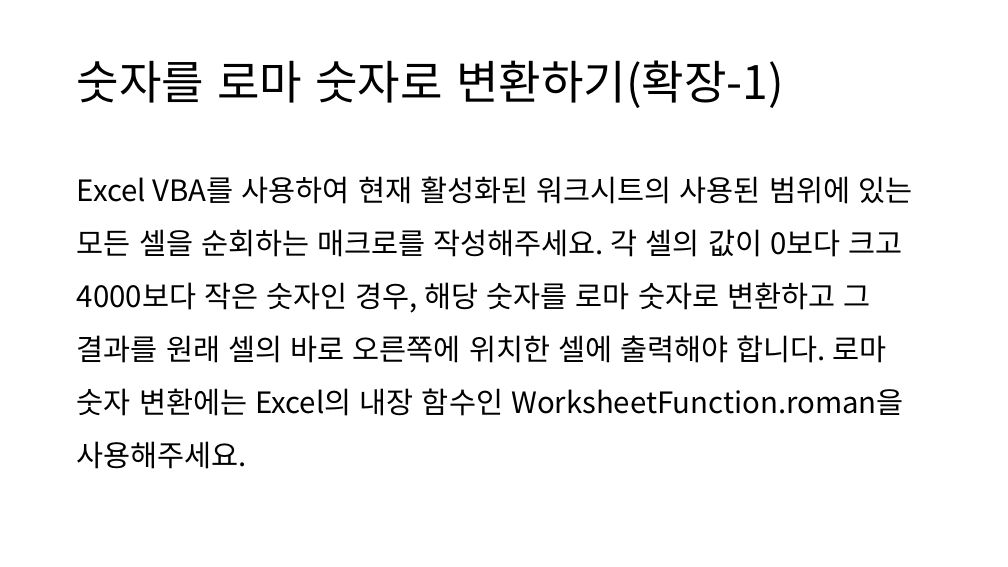
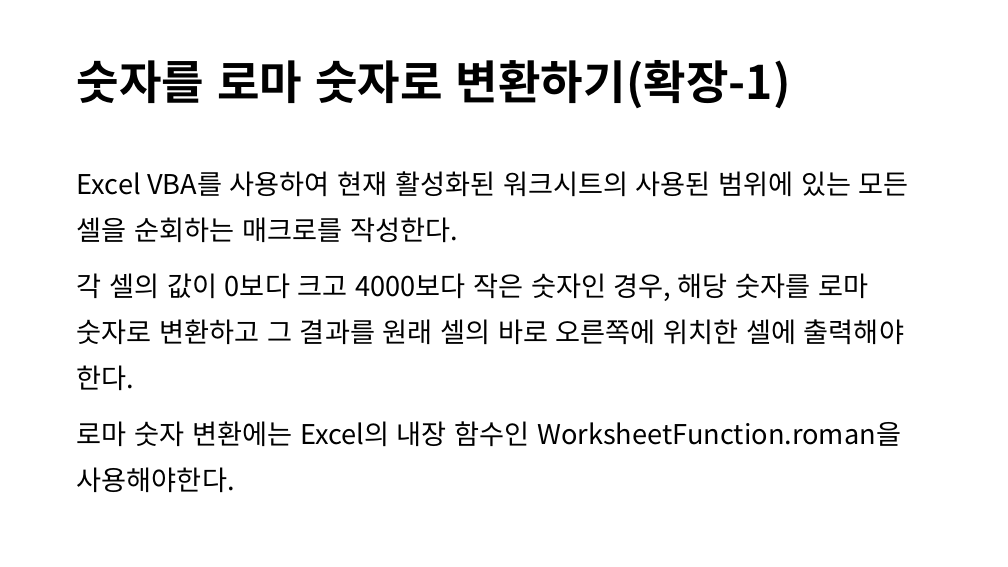
Before and after one commit to lolsaless/Python, a slide deck: slide 24 of 프롬프트 시연.pptx (slide 25 before the commit). Drawn at 1008x567 pixels with LibreOffice and Linux fonts; fonts in the diff are those of the drawing. Boxes give left, top, right and bottom in pixels: in the first picture for what was removed or moved away, otherwise in the second. Text is boxed around its words. In the diff, an @@ line names an element or a change of style, - is before the commit and + after.

```diff
--- a/프롬프트 시연.pptx
+++ b/프롬프트 시연.pptx
@@ title "숫자를 로마 숫자로 변환하기(확장-1)" at (x1=77, y1=60, x2=791, y2=108): bold on @@
@@ text at (x1=77, y1=171, x2=909, y2=492): text changed; size 28 to 25.9 pt @@
-Excel VBA를 사용하여 현재 활성화된 워크시트의 사용된 범위에 있는 모든 셀을 순회하는 매크로를 작성해주세요. 각 셀의 값이 0보다 크고 4000보다 작은 숫자인 경우, 해당 숫자를 로마 숫자로 변환하고 그 결과를 원래 셀의 바로 오른쪽에 위치한 셀에 출력해야 합니다. 로마 숫자 변환에는 Excel의 내장 함수인 WorksheetFunction.roman을 사용해주세요.
+Excel VBA를 사용하여 현재 활성화된 워크시트의 사용된 범위에 있는 모든 셀을 순회하는 매크로를 작성한다.
+각 셀의 값이 0보다 크고 4000보다 작은 숫자인 경우, 해당 숫자를 로마 숫자로 변환하고 그 결과를 원래 셀의 바로 오른쪽에 위치한 셀에 출력해야 한다.
+로마 숫자 변환에는 Excel의 내장 함수인 WorksheetFunction.roman을 사용해야한다.
```
Also in this commit, not shown: 22 other slides changed, 1 slide removed, 18 other files.
